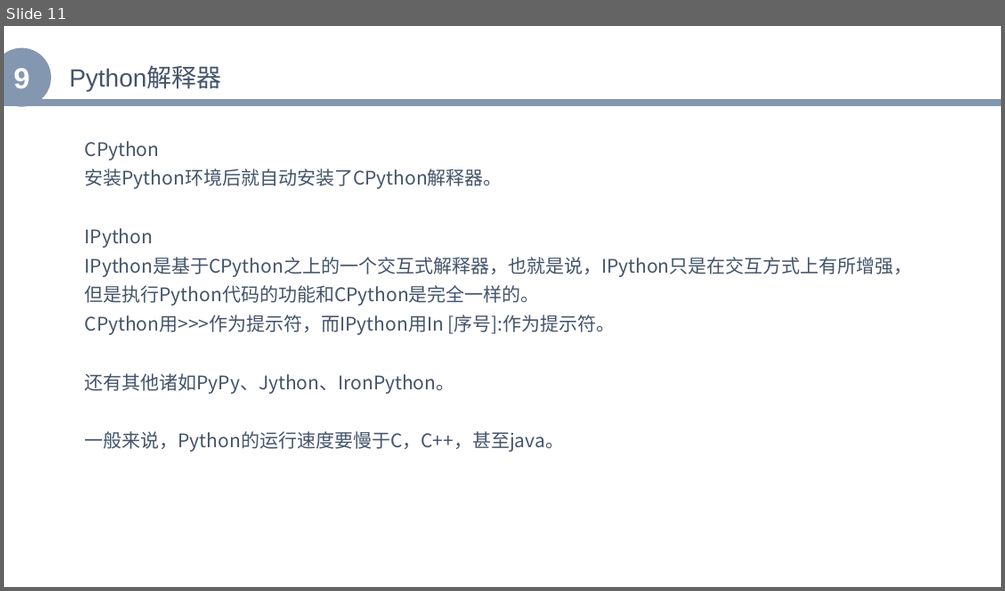
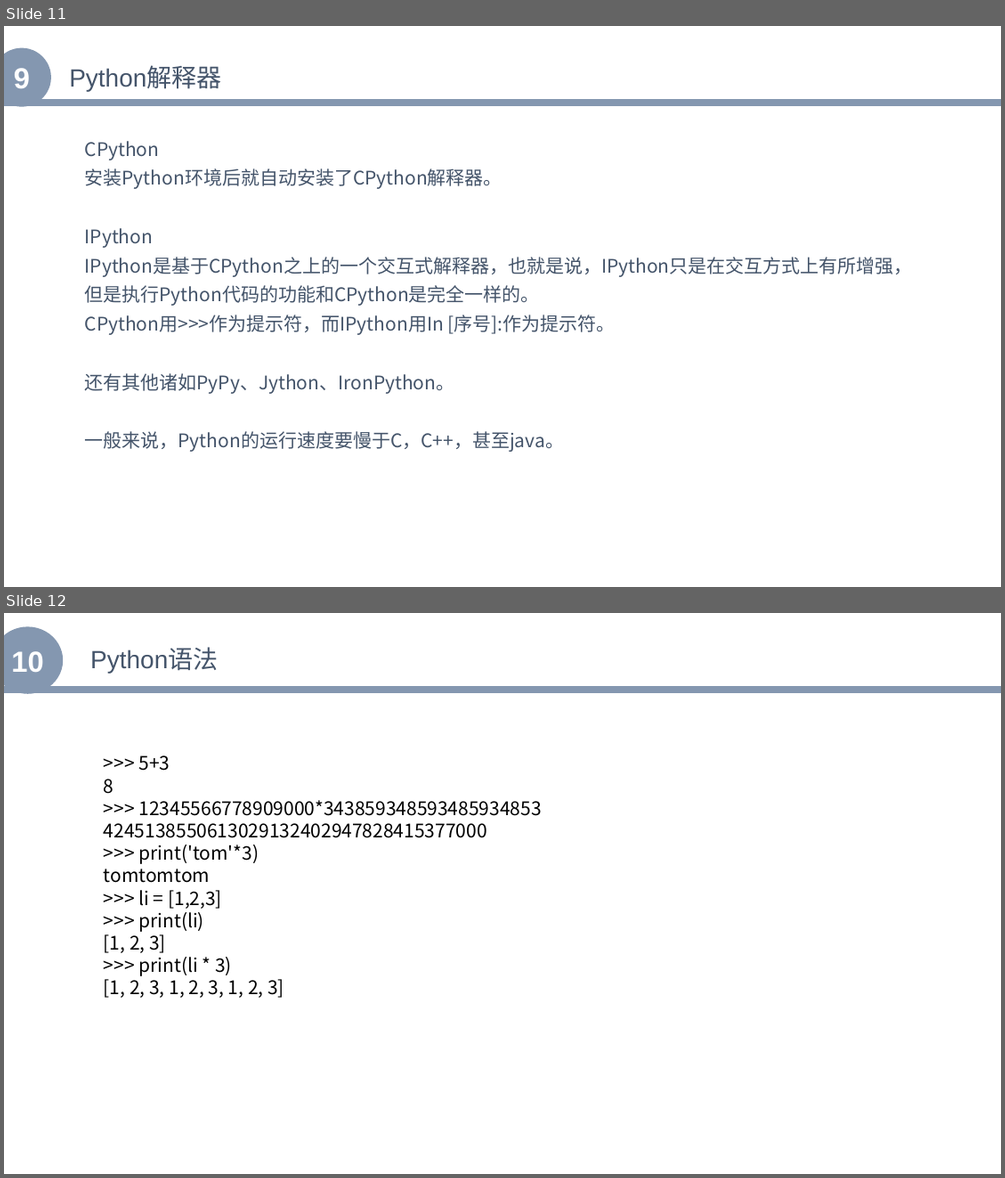
Before and after one commit to zhenglibins/python, a slide deck: python资料/Python与机器学习入门.pptx. Shown one above the other, each under a label of ours: slide 11 before the commit, slides 11 and 12 after it. The pictures are 1005x591 and 1005x1178 pixels, drawn with LibreOffice and Linux fonts; fonts in the diff are those of the drawing. Boxes give left, top, right and bottom in pixels: in the first picture for what was removed or moved away, otherwise in the second. Text is boxed around its words. In the diff, an @@ line names an element or a change of style, - is before the commit and + after.

```diff
--- a/python资料/Python与机器学习入门.pptx
+++ b/python资料/Python与机器学习入门.pptx
@@ slide 12 added at (x1=4, y1=613, x2=1001, y2=1174), background #FFFFFF @@
@@ ellipse added at (x1=4, y1=626, x2=63, y2=694), fill #8497B0, 28 pt, text #FFFFFF, bold @@
+10
@@ text added at (x1=90, y1=649, x2=218, y2=673), 24 pt, text #44546A @@
+Python语法
@@ line added from (4, 690) to (1001, 690), #8497B0 7 pt @@
@@ text added at (x1=104, y1=755, x2=542, y2=997), 18 pt, text #000000 @@
+>>> 5+3
+8
+>>> 12345566778909000*343859348593485934853
+4245138550613029132402947828415377000
+>>> print('tom'*3)
+tomtomtom
+>>> li = [1,2,3]
+>>> print(li)
+[1, 2, 3]
+>>> print(li * 3)
+[1, 2, 3, 1, 2, 3, 1, 2, 3]
```
Also in this commit, not shown: 1 slide changed, 1 other slide added.
